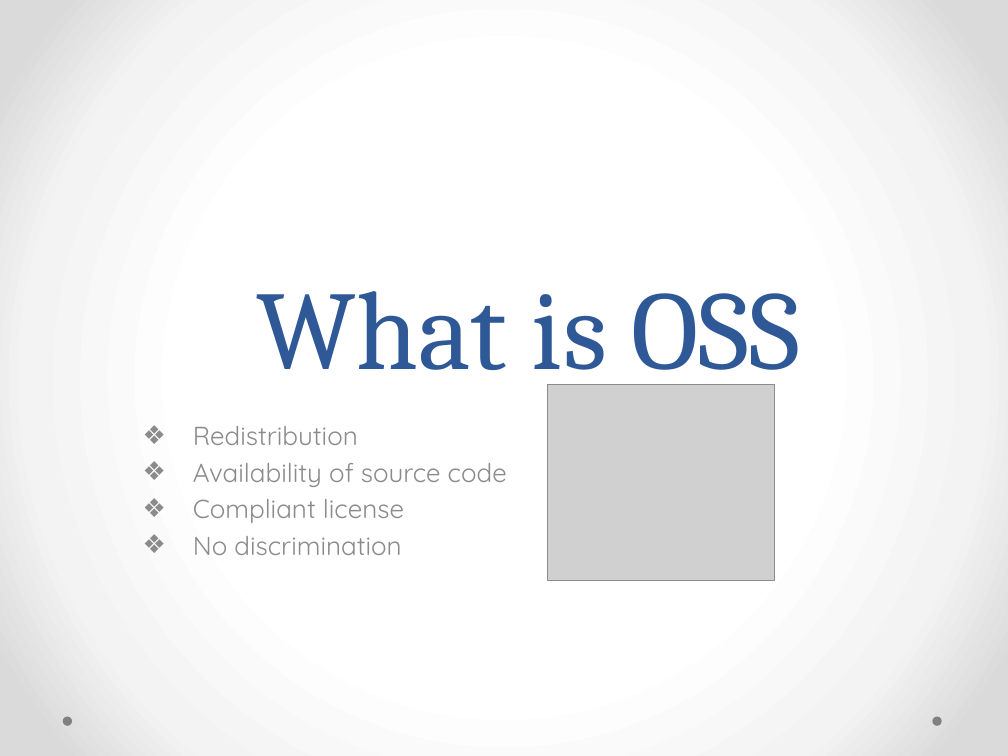
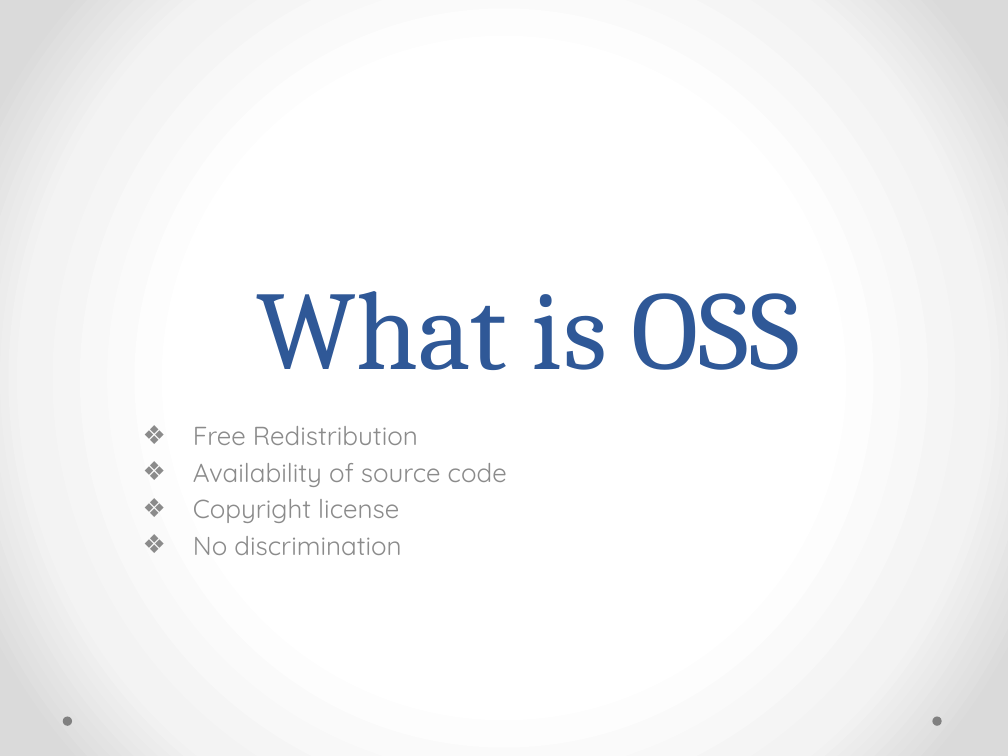
Before and after one commit to wldandan/artifacts, a slide deck: slide 5 of OSS intro.pptx. Drawn at 1008x756 pixels with LibreOffice and Linux fonts; fonts in the diff are those of the drawing; grey boxes stand for pictures. Boxes give left, top, right and bottom in pixels: in the first picture for what was removed or moved away, otherwise in the second. Text is boxed around its words. In the diff, an @@ line names an element or a change of style, - is before the commit and + after.

```diff
--- a/OSS intro.pptx
+++ b/OSS intro.pptx
@@ picture removed at (547, 384, 774, 581) @@
@@ subtitle at (193, 426, 418, 445): text changed @@
-❖ Redistribution
+❖ Free Redistribution
@@ subtitle at (193, 499, 399, 523): text changed @@
-❖ Compliant license
+❖ Copyright license
```
Also in this commit, not shown: 1 other slide changed.
